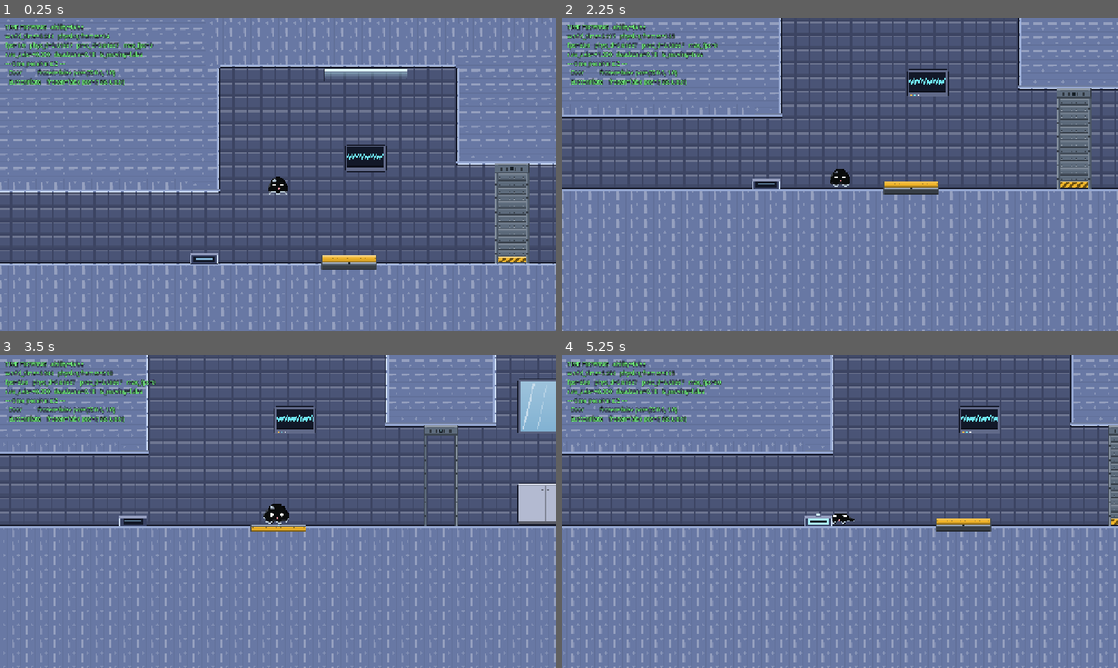
Above: before the commit, frames 1-4 (two rows, left to right).
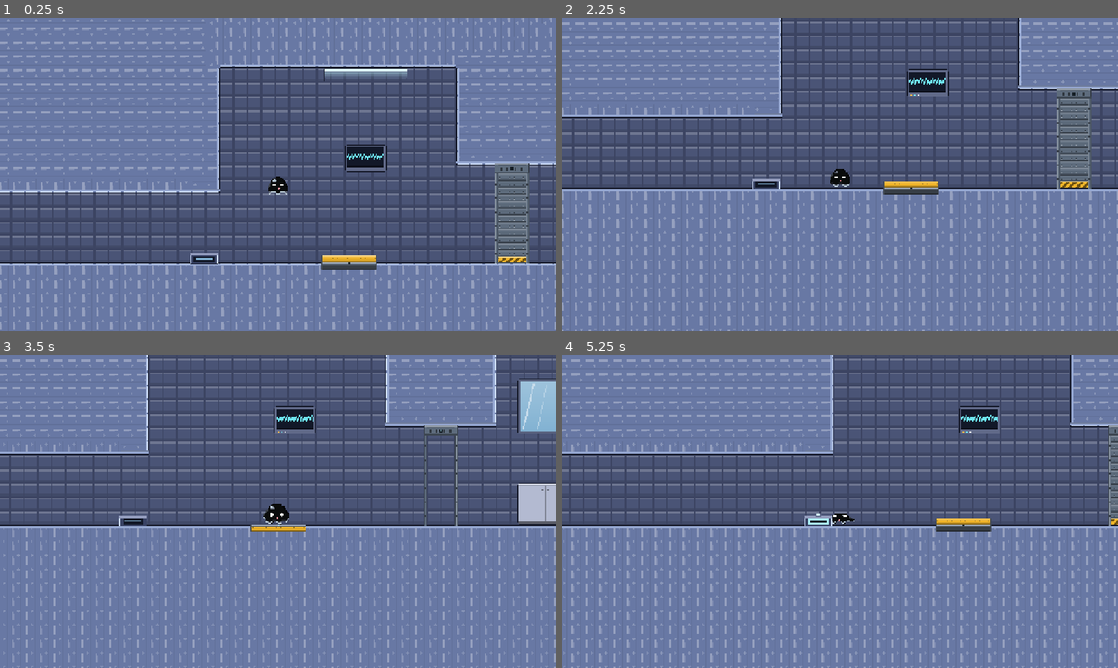
Above: after the commit, the same moments.

Repository: xiaoyukuki/upstream
Game: Godot game, scene res://scenes/levels/main.tscn
The game is run twice, just before and just after one commit, with the same random seed, the same clock (stepped at 60 frames per second) and the same inputs.
Inputs (mouse positions are in pixels of both pictures, inside the frame that each line leads up to):
- Up to frame 1 (0.25 s): no input
- Up to frame 2 (2.25 s): tap Enter at 0.5 s; move the mouse to (962, 158) at 0.52 s; hold D (move_right) 0.53-1.25 s; hold T (dev_overlay, bound only after the commit) 0.53-1.25 s; click (962, 158) at 0.67 s; tap Space (jump) at 0.77 s; drag from (728, 190) to (912, 180) at 1.27 s; move the mouse to (895, 105) at 2.02 s; hold D (move_right) from 2.03 s (still down); hold T (dev_overlay, bound only after the commit) from 2.03 s (still down)
- Up to frame 3 (3.5 s): release D (move_right) at 2.75 s; release T (dev_overlay, bound only after the commit) at 2.75 s; drag from (250, 574) to (111, 464) at 2.77 s
- Up to frame 4 (5.25 s): move the mouse to (1006, 558) at 3.52 s; hold A (move_left) 3.53-4.25 s; hold T (dev_overlay, bound only after the commit) 3.53-4.25 s; tap Space (jump) at 3.77 s; tap F1 (dev_fps_cap) at 4.15 s; drag from (673, 464) to (756, 433) at 4.27 s; move the mouse to (867, 511) at 5.02 s; hold S (move_down) from 5.03 s (still down); hold T (dev_overlay, bound only after the commit) from 5.03 s (still down); click (867, 511) at 5.17 s

The runs differ from the first frame. In frame 1, 1.8% of the frame differs, in the area x 0-28%, y 1-22%; in frame 2, 1.8%; in frame 3, 1.8%; in frame 4, 1.8%, in the area x 0-29%, y 1-22%.

Commit message:
[feat] 调试面板默认隐藏、按 T 开关；顺带把按钮带子那条钉改成派生式
那一屏读数常驻左上角，正好挡住摆图时要看的格线，所以改成默认不显示、按 T 开
（动作 dev_overlay，只在 debug build 有效）。开关逻辑住在 debug_overlay.gd 自己身上
并打了 DEBUG-KEY 标记：常驻根不必认识这个节点，打包时删那一个函数就整条断开。

verify_kit 里 ButtonPlate 那条原来钉的是字面量 64x24，用户把默认 width 拧到 48 就
当场红 —— 按在册那条"旋钮归用户、断言不许抄第二份数"换成 width x sensor_height 的
派生式（实测改导出项带子跟得上，所以这条挡的仍是"派生没跟上"而不是默认值）。

另：死亡那一拍的重排四行候选已出图，用户看完说效果都不好，暂不改；两条客观偏离
（实装比当年批的图多飘 15x(1-s)、2px 那几滴液滴被 grow(-1) 收成 0x0）落档在
architecture 末尾的「暂缓」里，图与生成器一并留着，重开时直接接着挑。D66 时间锚点
的裁定（锚点物的时间源 = 玩家的动作、一律不上危险层）本轮不实现，只落档。

Diff:
--- a/project.godot
+++ b/project.godot
@@ -20,6 +20,7 @@
 
 MCPRuntimeProbe="*uid://bsg12huaf1u5i"
 TimeManager="*res://autoloads/time_manager.gd"
+Musicplayer="*uid://bnid6f1pgnj6t"
 
 [debug]
 
@@ -99,6 +100,11 @@
 "events": [Object(InputEventKey,"resource_local_to_scene":false,"resource_name":"","device":0,"window_id":0,"alt_presse …(194 unchanged characters)…
 ]
 }
+dev_overlay={
+"deadzone": 0.5,
+"events": [Object(InputEventKey,"resource_local_to_scene":false,"resource_name":"","device":0,"window_id":0,"alt_pressed":false,"shift_pressed":false,"ctrl_pressed":false,"meta_pressed":false,"pressed":false,"keycode":0,"physical_keycode":84,"key_label":0,"unicode":0,"location":0,"echo":false,"script":null)
+]
+}
 
 [layer_names]
 
--- a/scenes/ui/debug_overlay.gd
+++ b/scenes/ui/debug_overlay.gd
@@ -1,6 +1,7 @@
 class_name DebugOverlay
 extends CanvasLayer
-## 开发期诊断面板。仅 debug build 可见，按 REFRESH_INTERVAL 节流刷新以免每帧重建字符串。
+## 开发期诊断面板。仅 debug build 存在，且**默认隐藏**（按 T 开关）—— 这一屏每 0.1 s
+## 重建一次字符串，摆图时常驻在左上角会把那一片格线全挡住。
 ##
 ## world_time 与 physics_frames 是 M1 帧率一致性验收的客观依据：
 ## 同样墙钟时长下，限帧 30fps 与不限帧跑出的 world_time 必须基本相等。
@@ -19,8 +20,28 @@
 
 func _ready() -> void:
 	layer = LAYER_INDEX
-	visible = OS.is_debug_build()
+	visible = false
+	set_process(false)
+
+
+## DEBUG-KEY 按 T 开关这一屏。刻意不走 `main.gd` 那条 `_unhandled_input`（`dev_fps_cap`
+## 住在那儿）：面板自己开关自己，常驻根不必认识这个节点，打包时删掉这一个函数就整条断开。
+func _unhandled_input(event: InputEvent) -> void:
+	if not OS.is_debug_build():
+		return
+	if event.is_action_pressed(&"dev_overlay"):
+		toggle()
+		get_viewport().set_input_as_handled()
+
+
+func toggle() -> void:
+	visible = not visible
 	set_process(visible)
+	if visible:
+		# 立刻刷一次：不然按下去要等满 REFRESH_INTERVAL 才出字，读起来像没响应。
+		_accum = 0.0
+		_label.text = _build_report()
+		_label.modulate = _state_color()
 
 
 func _process(delta: float) -> void:
--- a/tools/verify_kit.gd
+++ b/tools/verify_kit.gd
@@ -260,8 +260,12 @@
 	var button_shape = button.get_node("CollisionShape2D")
 	if button_shape.position != Vector2(0, BAND_CENTRE):
 		_fail("ButtonPlate band centre=%s (expect %s)" % [str(button_shape.position), str(BAND_CENTRE)])
-	if button_shape.shape.size != Vector2(64, 24):
-		_fail("ButtonPlate band size=%s" % str(button_shape.shape.size))
+	# 带子尺寸钉的是**派生式**而不是某个字面量：`width` 是手感旋钮（2026-09-29 他从 64 拧到 48，
+	# 旧写法当场红一条），抄第二份数等于把默认值当契约 —— 同 D48 的 `KILL_INSET`、D53 的 `denied_time`。
+	# 这一钉真正要挡的是"改了 `width`/`sensor_height` 而带子没跟着重算"。
+	if button_shape.shape.size != Vector2(button.width, button.sensor_height):
+		_fail("ButtonPlate band size=%s，不是 width×sensor_height=%s（派生几何没跟上）"
+			% [str(button_shape.shape.size), str(Vector2(button.width, button.sensor_height))])
 	# D25：立绘改由 _draw() 平铺零件，占位 Polygon2D 留着就会画在立绘上面。
 	for reskinned in [door_a, button]:
 		if reskinned.get_node_or_null("Visual") != null:
Binary file added: assets/player/preview_death_shatter.gif
Binary file added: assets/player/preview_death_shatter.png
Not shown, added: assets/player/preview_death_shatter.png.import
Not shown, changed: docs/architecture_chapter_01.md
Not shown, changed: docs/context_brief.md
Not shown, changed: docs/level_authoring_guide.md
